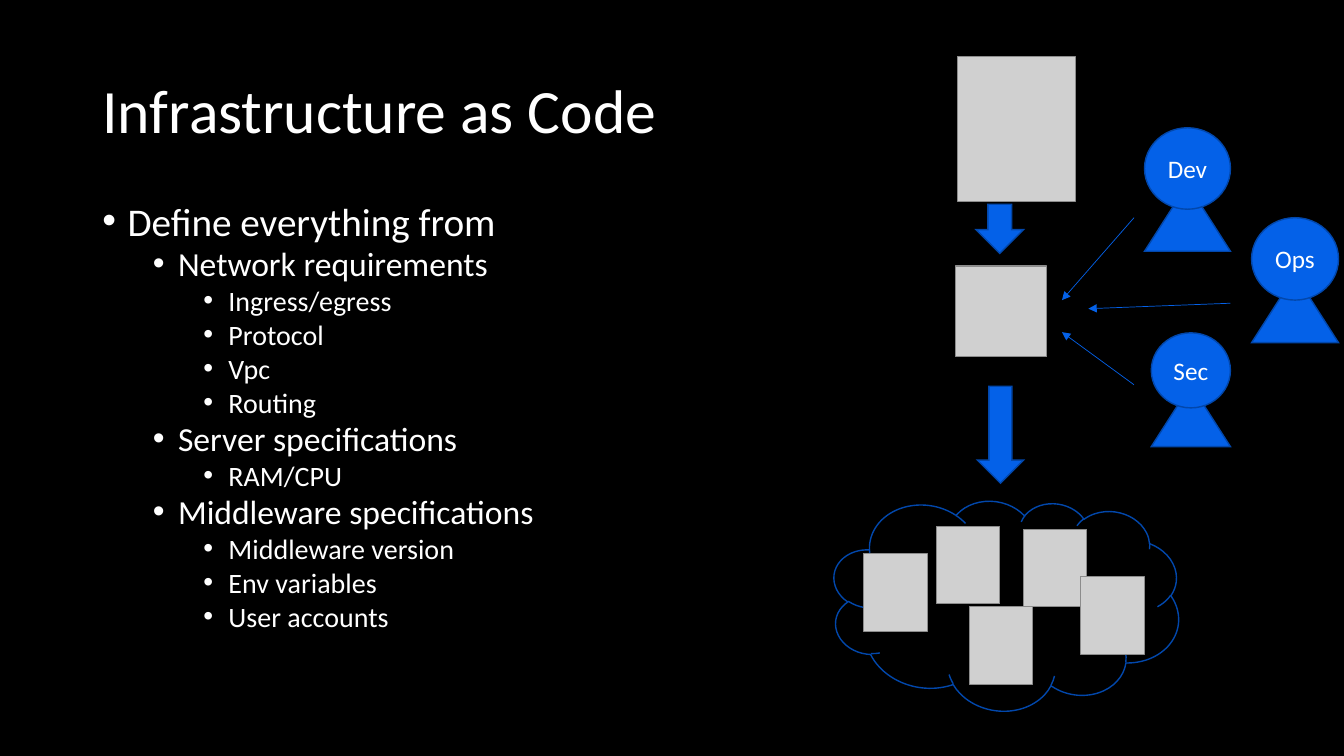
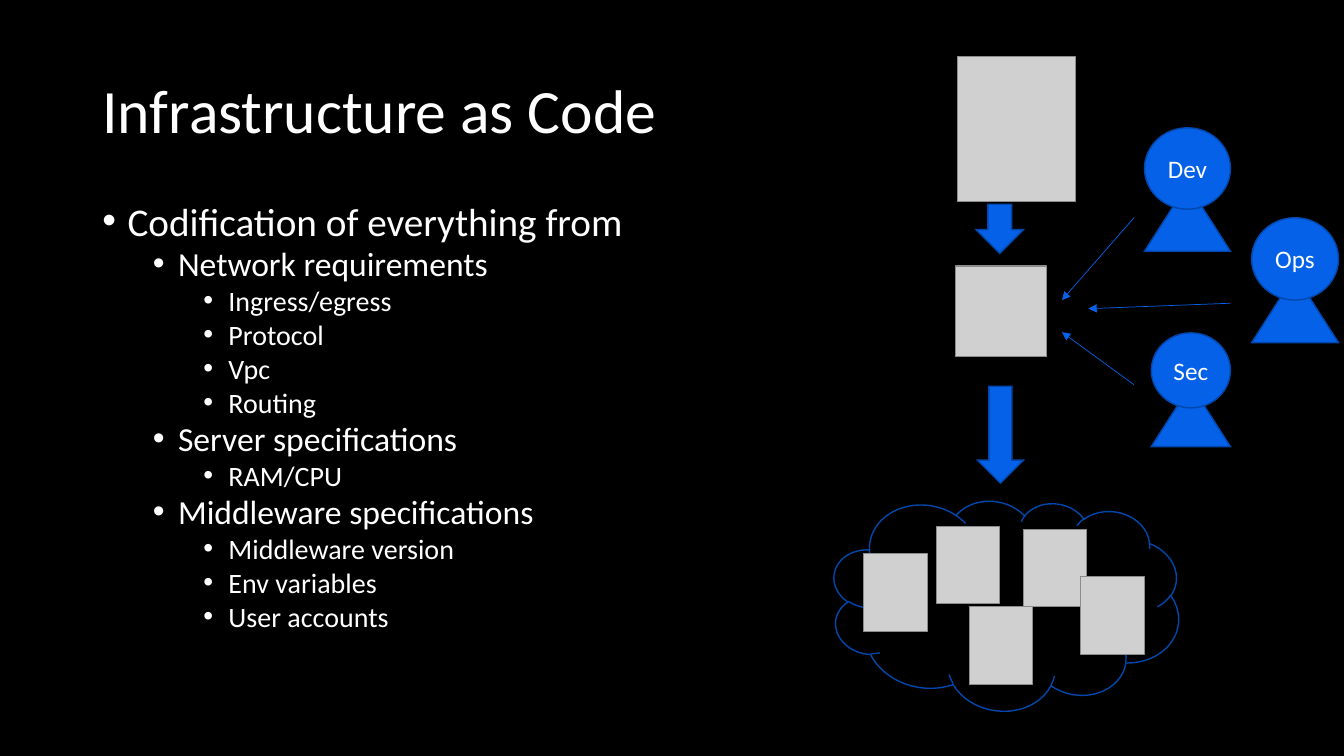
Before and after one commit to FraserPol/hashi-tech-excersise, a slide deck: slide 33 of Hashi-Demo-Preso.pptx (slide 34 before the commit). Drawn at 1344x756 pixels with LibreOffice and Linux fonts; fonts in the diff are those of the drawing; grey boxes stand for pictures. Boxes give left, top, right and bottom in pixels: in the first picture for what was removed or moved away, otherwise in the second. Text is boxed around its words. In the diff, an @@ line names an element or a change of style, - is before the commit and + after.

```diff
--- a/Hashi-Demo-Preso.pptx
+++ b/Hashi-Demo-Preso.pptx
@@ text at (128, 208, 623, 243): text changed @@
-• Define everything from
+• Codification of everything from
```
Also in this commit, not shown: 17 other slides changed, 6 slides added, 2 slides removed, 1 other file.
